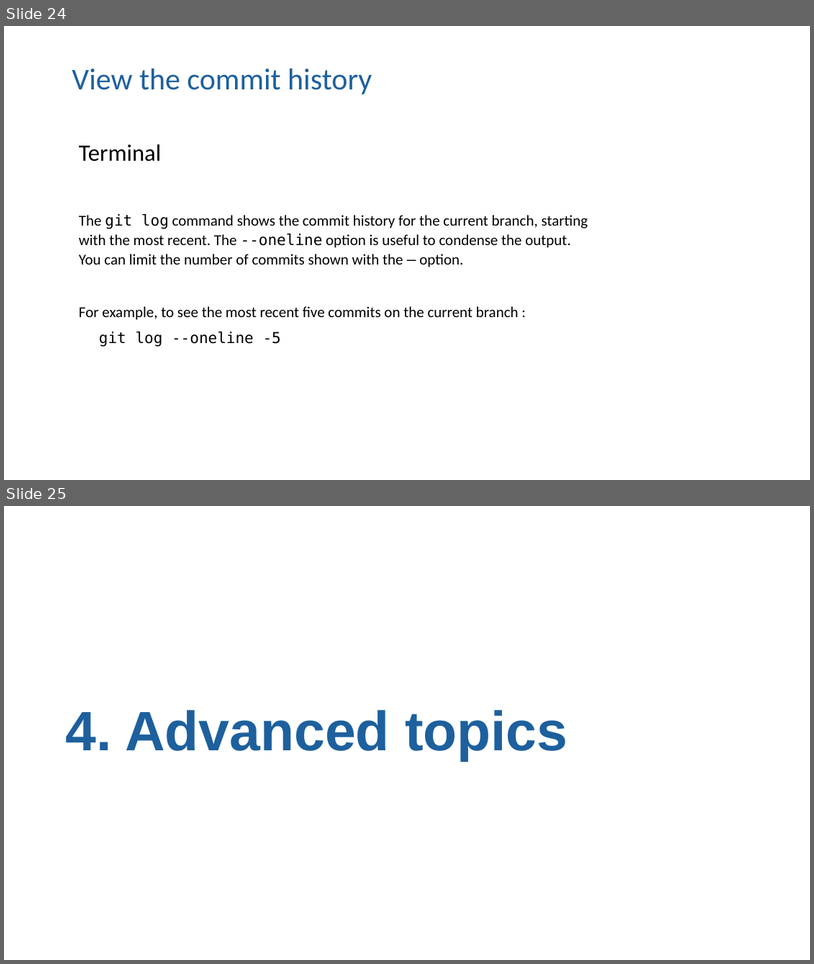
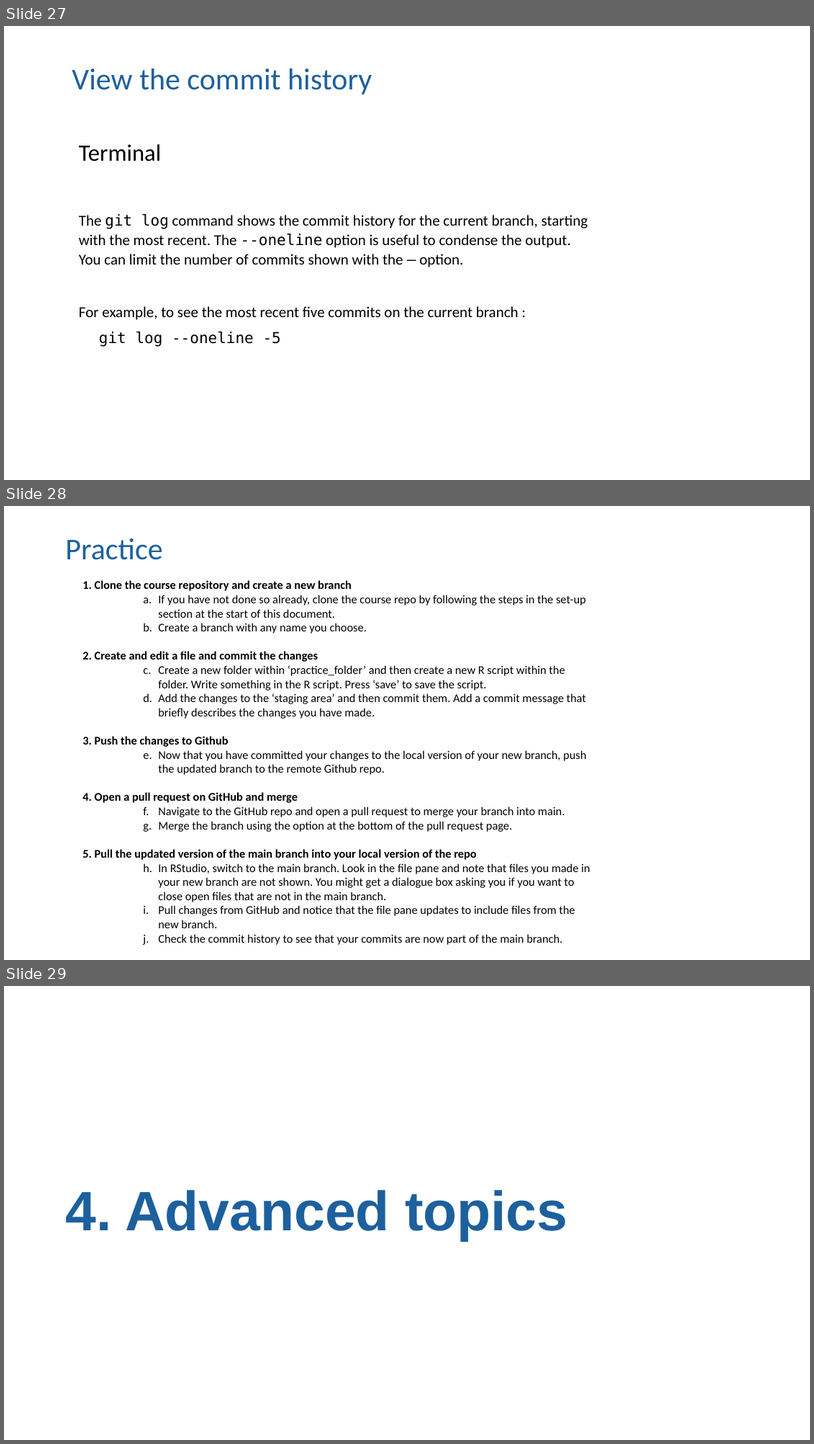
Before and after one commit to moj-analytical-services/intro_to_github_training, a slide deck: GitGitHub slides.pptx. Shown one above the other, each under a label of ours: slides 24 and 25 before the commit, slides 27, 28 and 29 after it. The pictures are 814x964 and 814x1444 pixels, drawn with LibreOffice and Linux fonts; fonts in the diff are those of the drawing. Boxes give left, top, right and bottom in pixels: in the first picture for what was removed or moved away, otherwise in the second. Text is boxed around its words. In the diff, an @@ line names an element or a change of style, - is before the commit and + after.

```diff
--- a/GitGitHub slides.pptx
+++ b/GitGitHub slides.pptx
@@ slide 28 added at [4,506,810,960], background #FFFFFF @@
@@ title added at [65,538,162,560], 36 pt, text #1D609D @@
+Practice
@@ text added at [82,580,590,944], 14 pt, text #000000 @@
+1. Clone the course repository and create a new branch
+    a. If you have not done so already, clone the course repo by following the steps in the set-up section at the start of this document.
+    b. Create a branch with any name you choose.
+2. Create and edit a file and commit the changes
+    a. Create a new folder within ‘practice_folder’ and then create a new R script within the folder. Write something in the R script. Press ‘save’ to save the script.
+    b. Add the changes to the ‘staging area’ and then commit them. Add a commit message that briefly describes the changes you have made.
+3. Push the changes to Github
+    a. Now that you have committed your changes to the local version of your new branch, push the updated branch to the remote Github repo.
+4. Open a pull request on GitHub and merge
+    a. Navigate to the GitHub repo and open a pull request to merge your branch into main.
+    b. Merge the branch using the option at the bottom of the pull request page.
+5. Pull the updated version of the main branch into your local version of the repo
+    a. In RStudio, switch to the main branch. Look in the file pane and note that files you made in your new branch are not shown. You might get a dialogue box asking you if you want to close open files that are not in the main branch.
+    b. Pull changes from GitHub and notice that the file pane updates to include files from the new branch.
+    c. Check the commit history to see that your commits are now part of the main branch.
@@ what was slide 24 is now slide 27 @@
@@ what was slide 25 is now slide 29 @@
```
Also in this commit, not shown: 5 slides changed, 3 other slides added.
